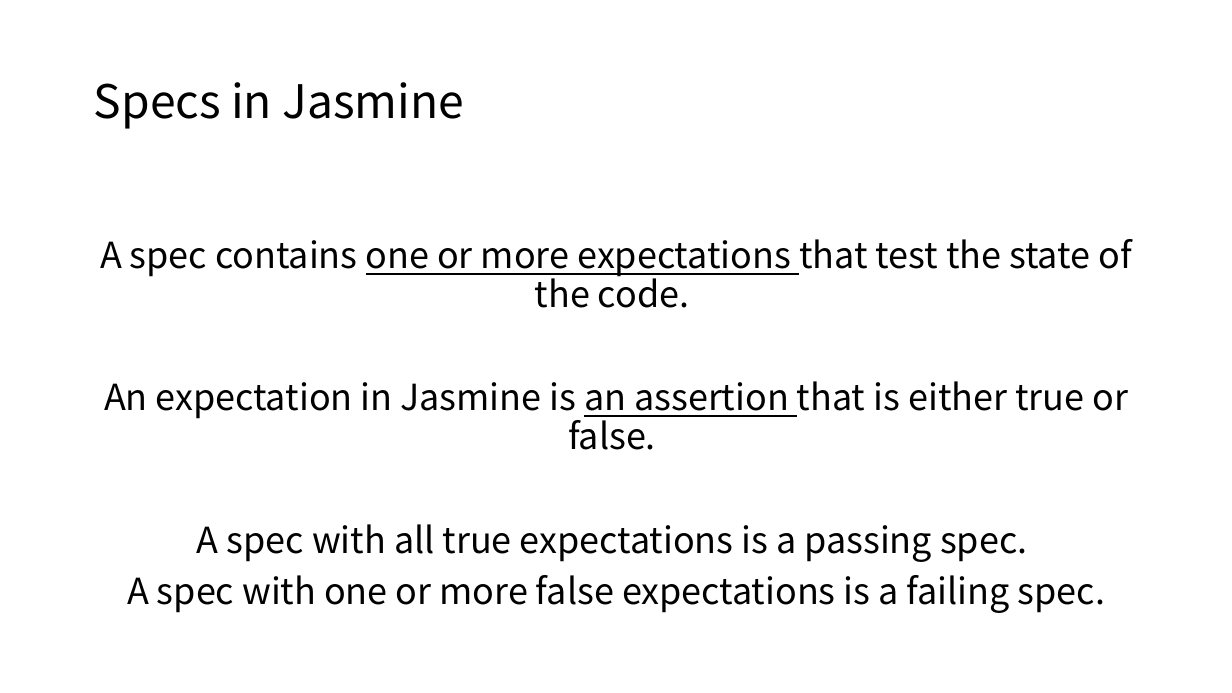
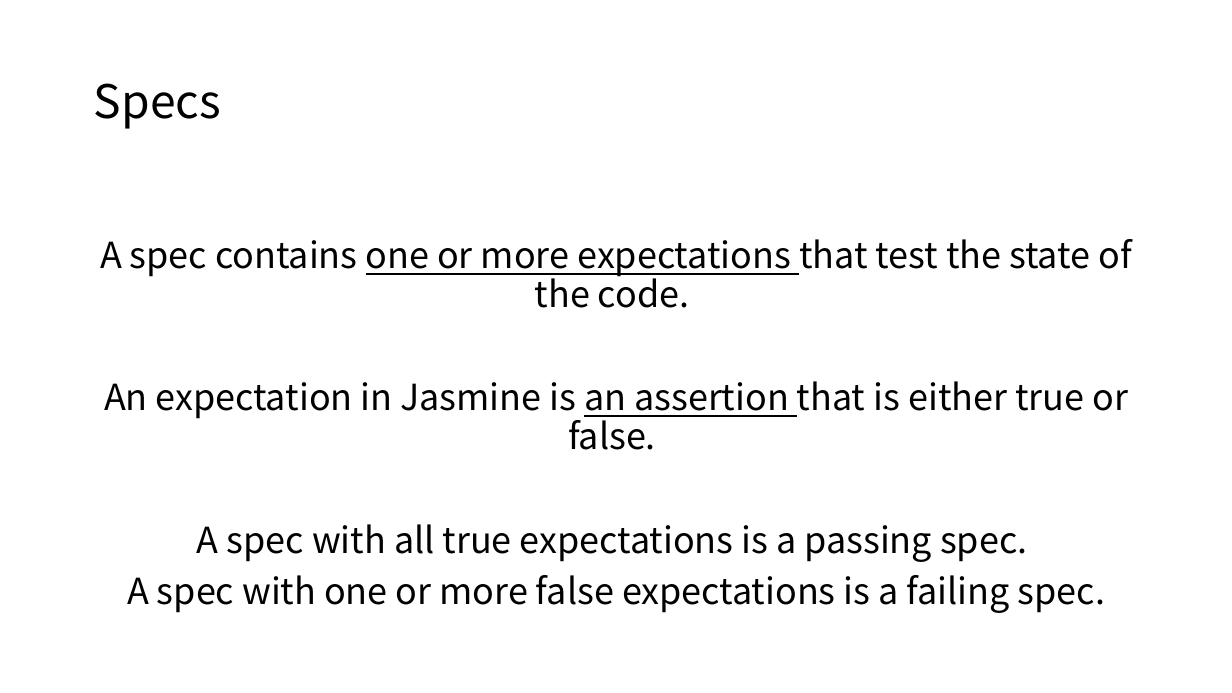
Before and after one commit to WANZARGEN/vue-study, a slide deck: slide 9 of Vue Unit Test.pptx. Drawn at 1232x693 pixels with LibreOffice and Linux fonts; fonts in the diff are those of the drawing. Boxes give left, top, right and bottom in pixels: in the first picture for what was removed or moved away, otherwise in the second. Text is boxed around its words. In the diff, an @@ line names an element or a change of style, - is before the commit and + after.

```diff
--- a/Vue Unit Test.pptx
+++ b/Vue Unit Test.pptx
@@ title at (94,83,221,129): text changed @@
-Specs in Jasmine
+Specs
```
Also in this commit, not shown: 3 other slides changed.
